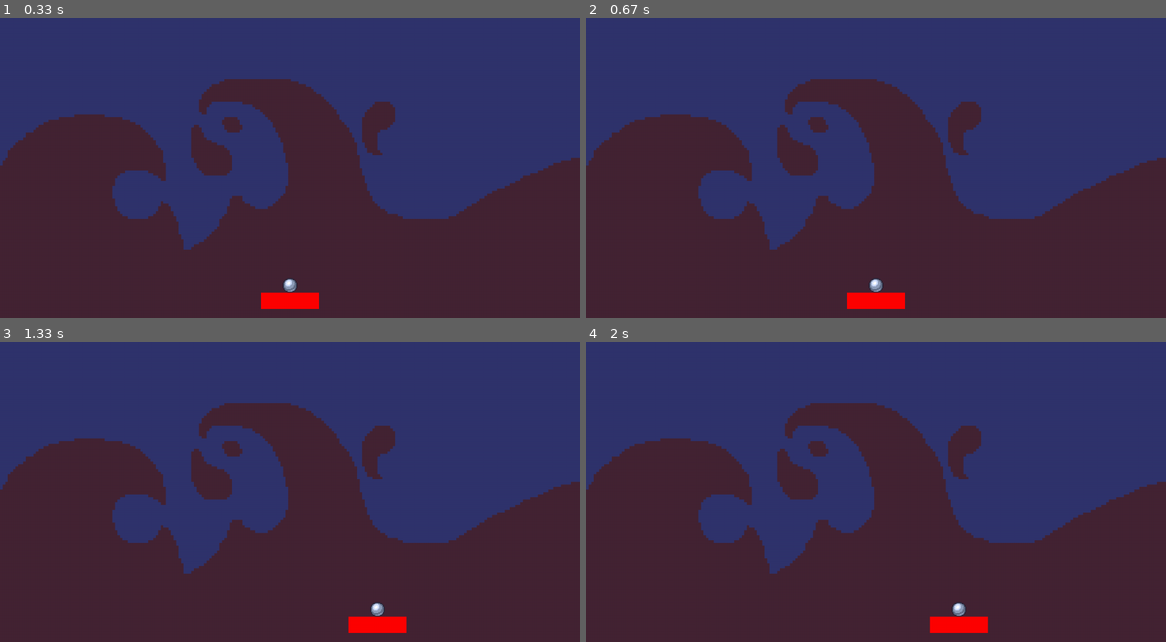
Above: before the commit, frames 1-4 (two rows, left to right).
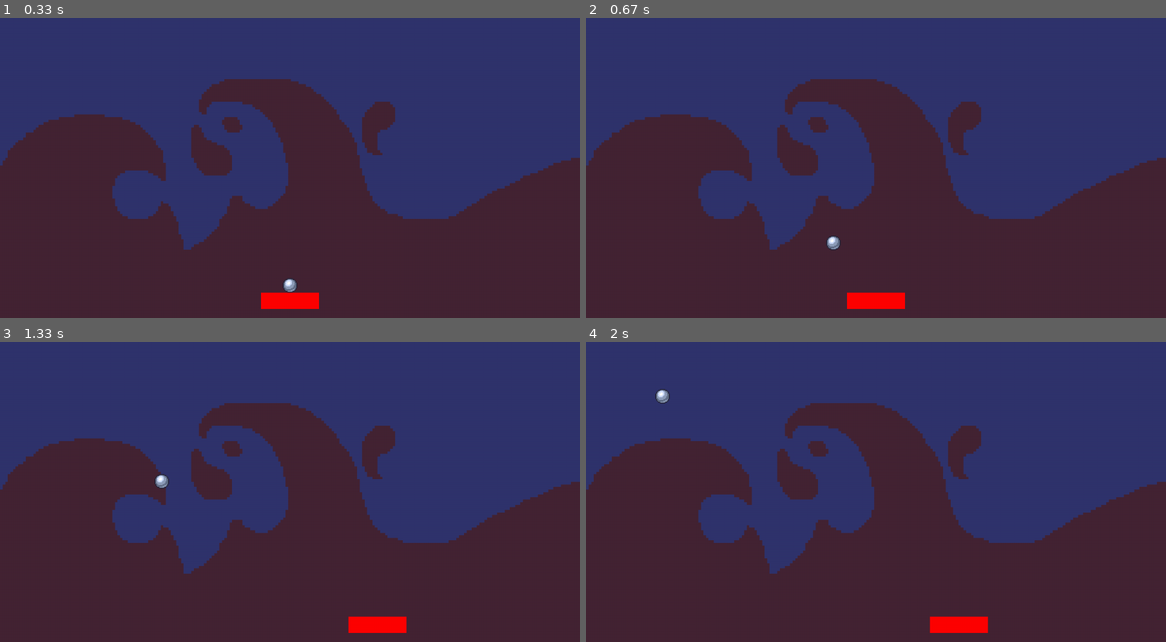
Above: after the commit, the same moments.

Repository: brccabral/Python_Pygame_Breakout
Game: pygame game, started from code/main.py
Two runs of this game, one before a commit and one after it. Both use one fixed random seed, a clock stepped at 60 frames per second and the inputs below.
Inputs:
- Up to frame 1 (0.33 s): no input
- Up to frame 2 (0.67 s): tap Space at 0.33 s
- Up to frame 3 (1.33 s): hold Right 0.67-1.13 s; tap Space at 0.73, 1.03, 1.23 s; hold Right from 1.17 s (still down)
- Up to frame 4 (2 s): tap Space at 1.53, 1.73 s; release Right at 1.63 s; hold Left from 1.67 s (still down)

Frame 1 is identical in both runs. In frame 2, 0.2% of the frame differs, in the area x 41-52%, y 72-92%; in frame 3, 0.2%; in frame 4, 0.2%, in the area x 11-66%, y 15-92%.

Commit message:
ball can become active

Diff:
--- a/code/sprites.py
+++ b/code/sprites.py
@@ -62,9 +62,19 @@
         # active
         self.active = False
 
+    def input(self):
+        keys = pygame.key.get_pressed()
+        if keys[pygame.K_SPACE]:
+            self.active = True
+
     def update(self, dt: float):
+        self.input()
         if self.active:
-            pass
+            if self.direction.magnitude() != 0:
+                self.direction = self.direction.normalize()
+
+            self.pos += self.direction * self.speed * dt
+            self.rect.topleft = (round(self.pos.x), round(self.pos.y))
         else:
             self.rect.midbottom = self.player.rect.midtop
             self.pos = pygame.math.Vector2(self.rect.topleft)
